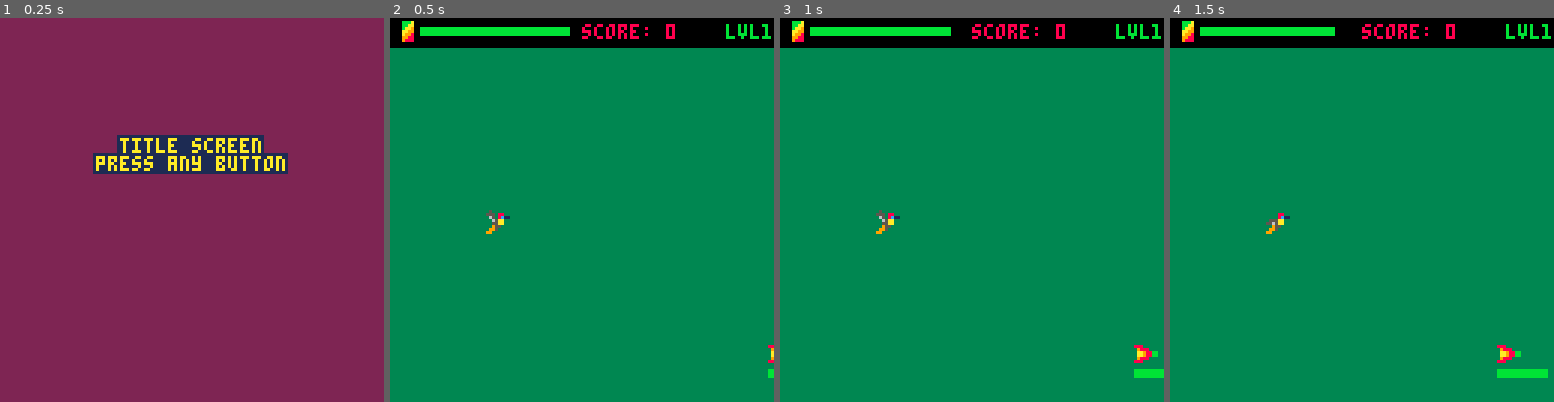
Above: before the commit, frames 1-4 (left to right).
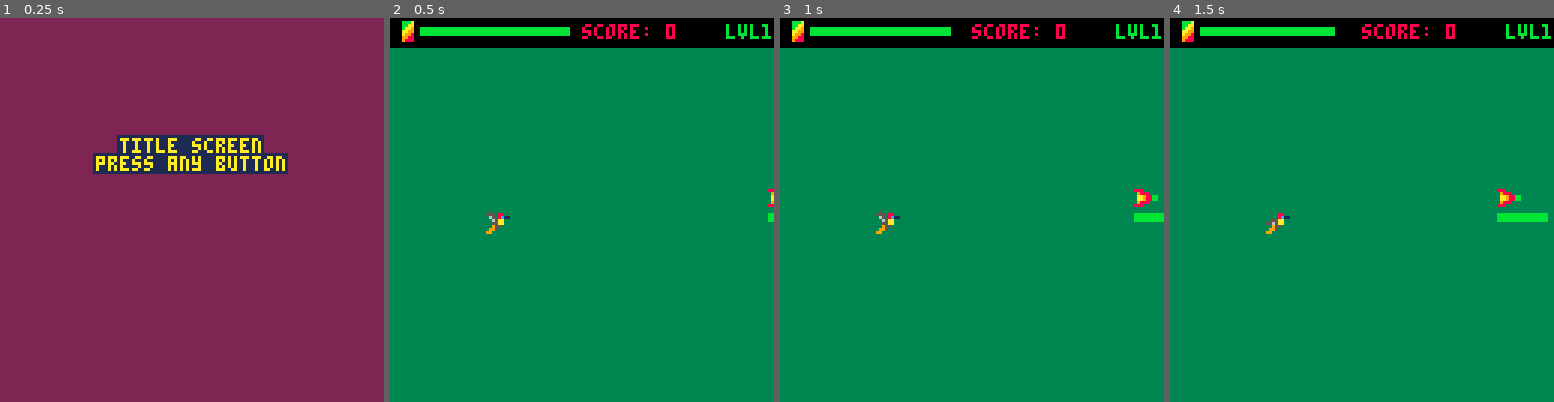
Above: after the commit, the same moments.

Repository: Cuttleshock/PICO-8-projects
Game: PICO-8 cartridge humm.p8
The game is run twice, just before and just after one commit, with the same random seed, the same clock (stepped at 60 frames per second) and the same inputs.
Inputs:
- Up to frame 1 (0.25 s): no input
- Up to frame 2 (0.5 s): tap X (X key) at 0.33 s
- Up to frame 3 (1 s): tap O (Z key) at 0.7 s
- Up to frame 4 (1.5 s): tap X (X key) at 1.07 s

Frame 1 is identical in both runs. In frame 2, 0.2% of the frame differs, in the area x 98-100%, y 44-94%; in frame 3, 0.7%; in frame 4, 1.0%, in the area x 85-99%, y 44-94%.

Commit message:
Add first (awful) SFX
- signal('start')
- signal('score')
- humm splode
- signal('reset')
- level up

Diff:
--- a/humm.p8
+++ b/humm.p8
@@ -190,7 +190,7 @@
 			add(npcs,flower{
 			 juice=80,
 			 x=scrnrt,
-			 y=scrntp+flr(rnd(scrnbt-scrntp-9)),
+			 y=scrntp+flr(rnd(scrnbt-scrntp-12)),
 			 dx=-0.5-0.05*_lvl,
 			})
 		elseif actorseed < 0.6 then
@@ -384,6 +384,7 @@
 			self.state = 'splode'
 		end
 	elseif (self.state=='splode') then
+		sfx(1,2,0,60)
 		signal('gmover')
 	end
 end
@@ -395,7 +396,10 @@
 			del(npcs,n)
 		end
 		_fsm = 'title'
+		-- todo: make not horrible
+		-- sfx(2,0)
 	elseif _sgtype=='start' then
+		sfx(0,0)
 		pc = humm(_sgparms.humm)
 		_fsm = 'game'
 		_score = 0
@@ -403,6 +407,7 @@
 	elseif _sgtype=='gmover' then
 		_fsm = 'gmover'
 	elseif _sgtype=='score' then
+		sfx(4,1)
 		_score += _sgparms.score
 	end
 	_sgtype,_sgparms=nil,nil
@@ -436,6 +441,7 @@
 		if lvls[_time] then
 			_lvl = lvls[_time]
 			_maxnextscore = mns[_lvl]
+			sfx(3,1)
 		end
 		_tonextscore -= 1
 		if _tonextscore == 0 then
Not shown, changed: the thumbnail (__label__) section of humm.p8
Not shown, changed: the sound effects (__sfx__) section of humm.p8
